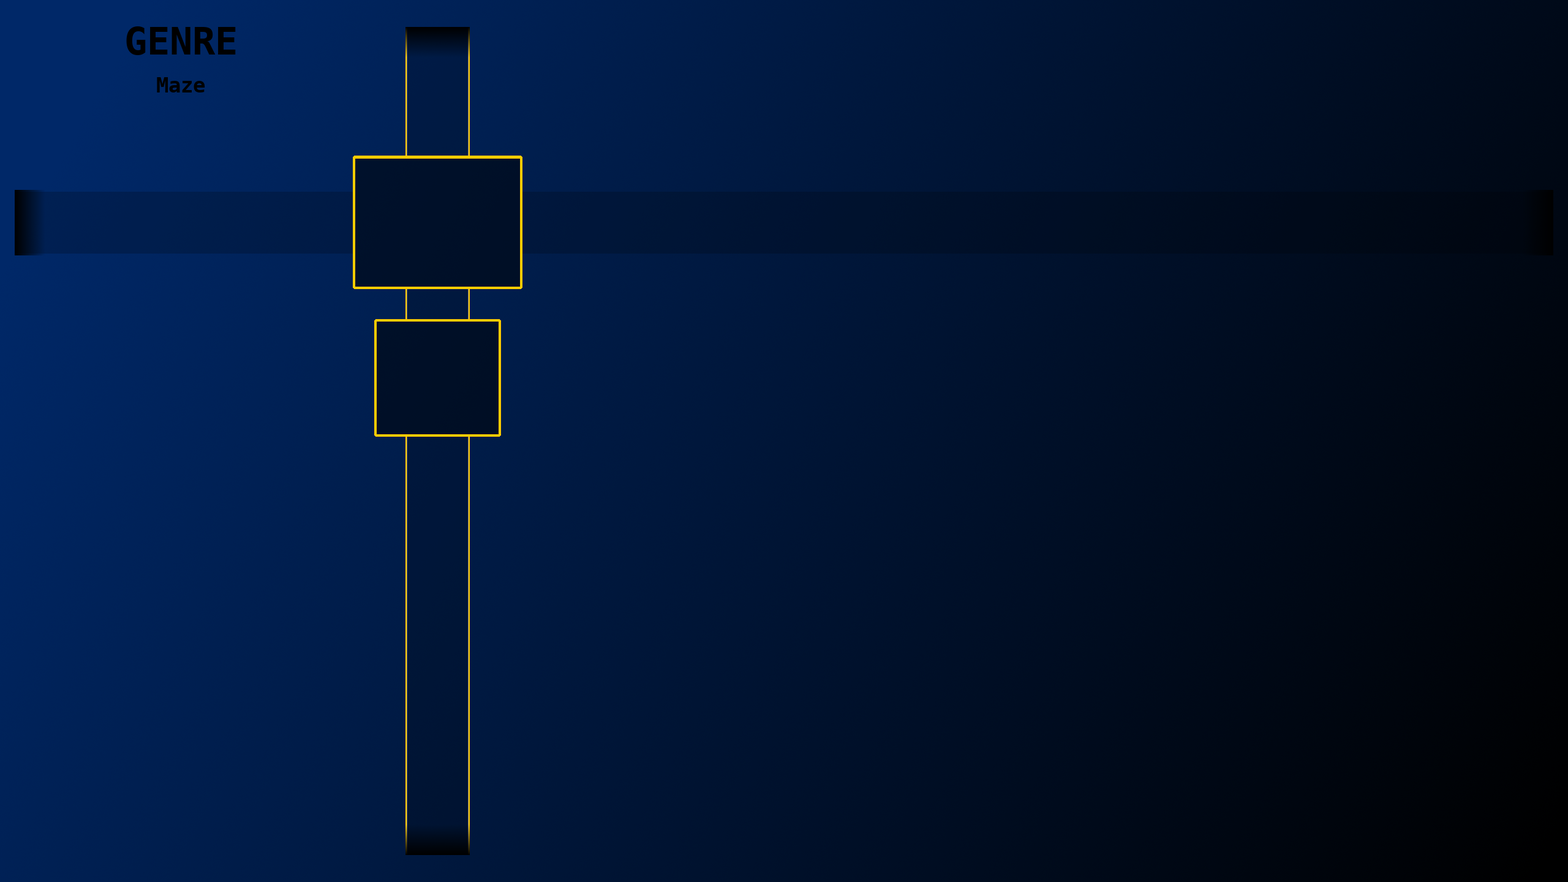
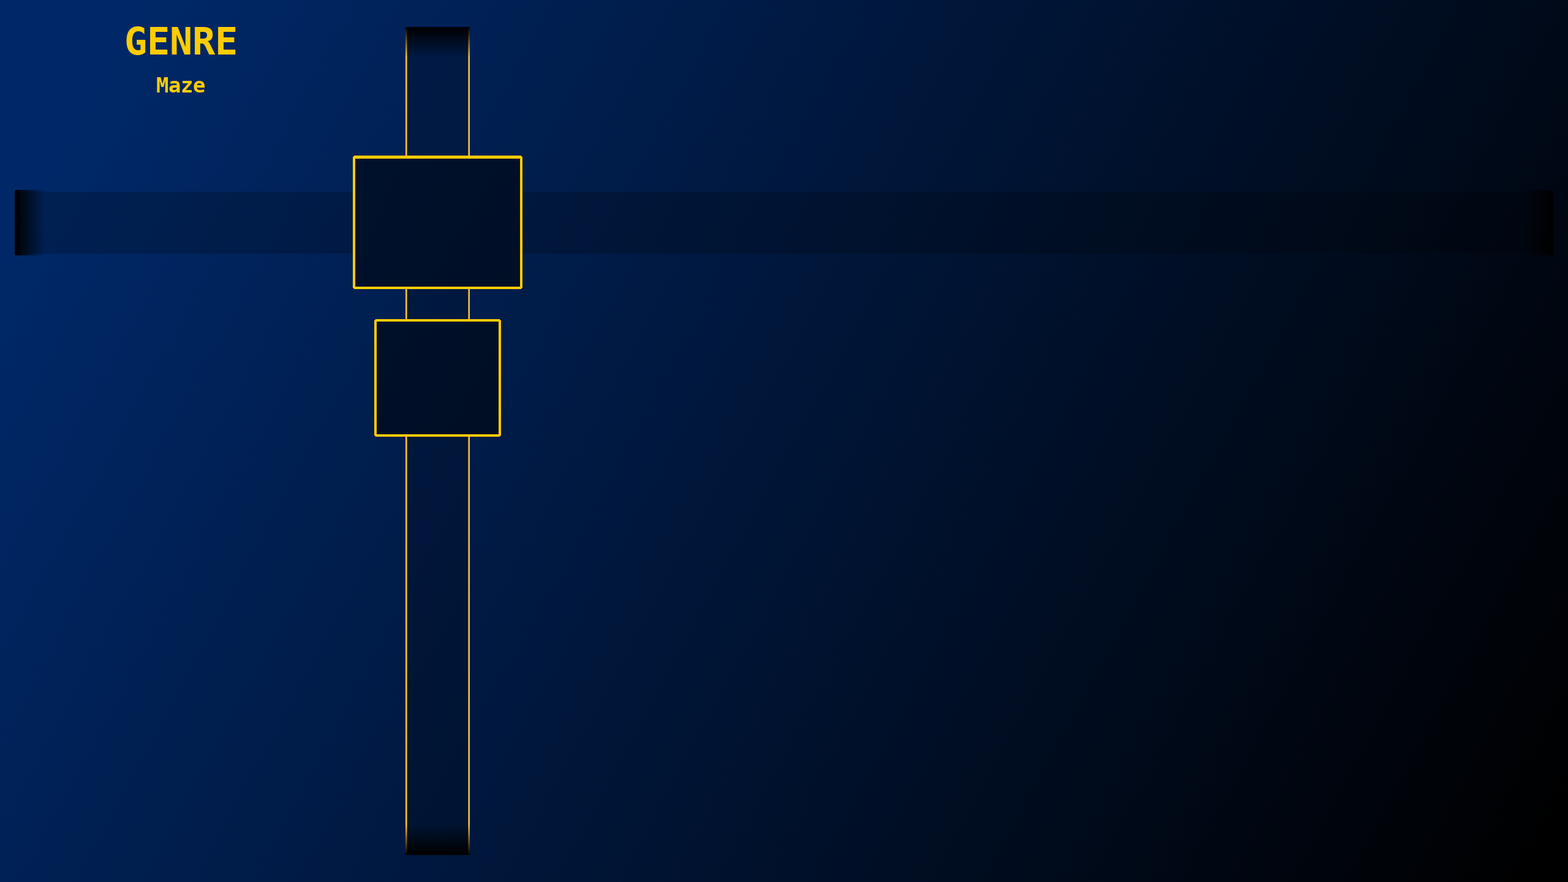
Layered file, before and after one edit (1568×882). Changes by layer:
painted on "Maze" over (156, 77, 206, 93)
painted on "GENRE" over (126, 26, 236, 56)